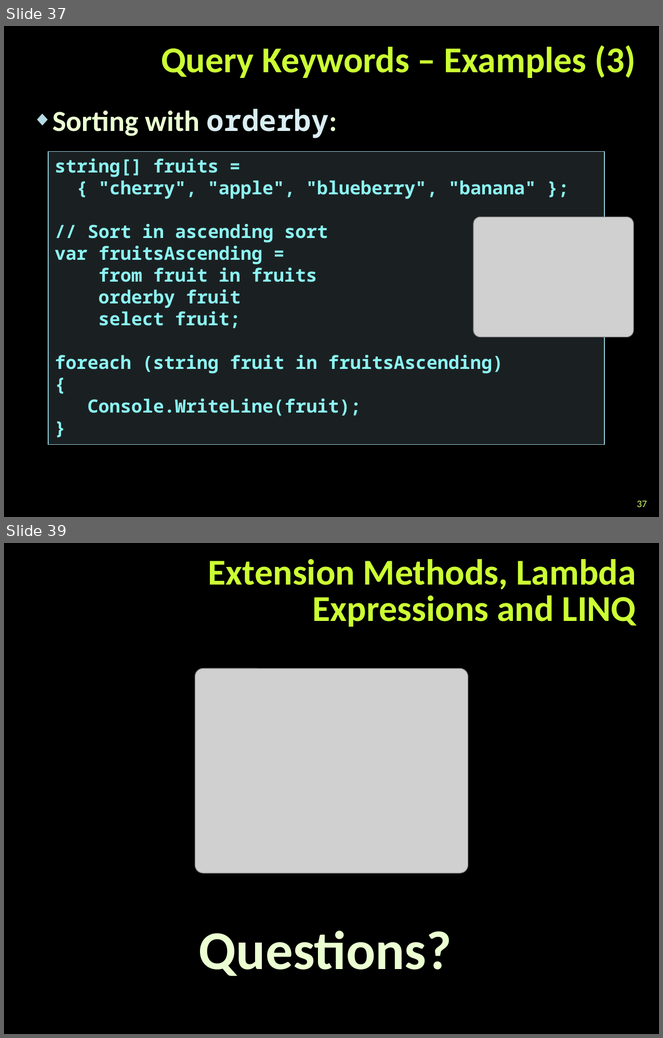
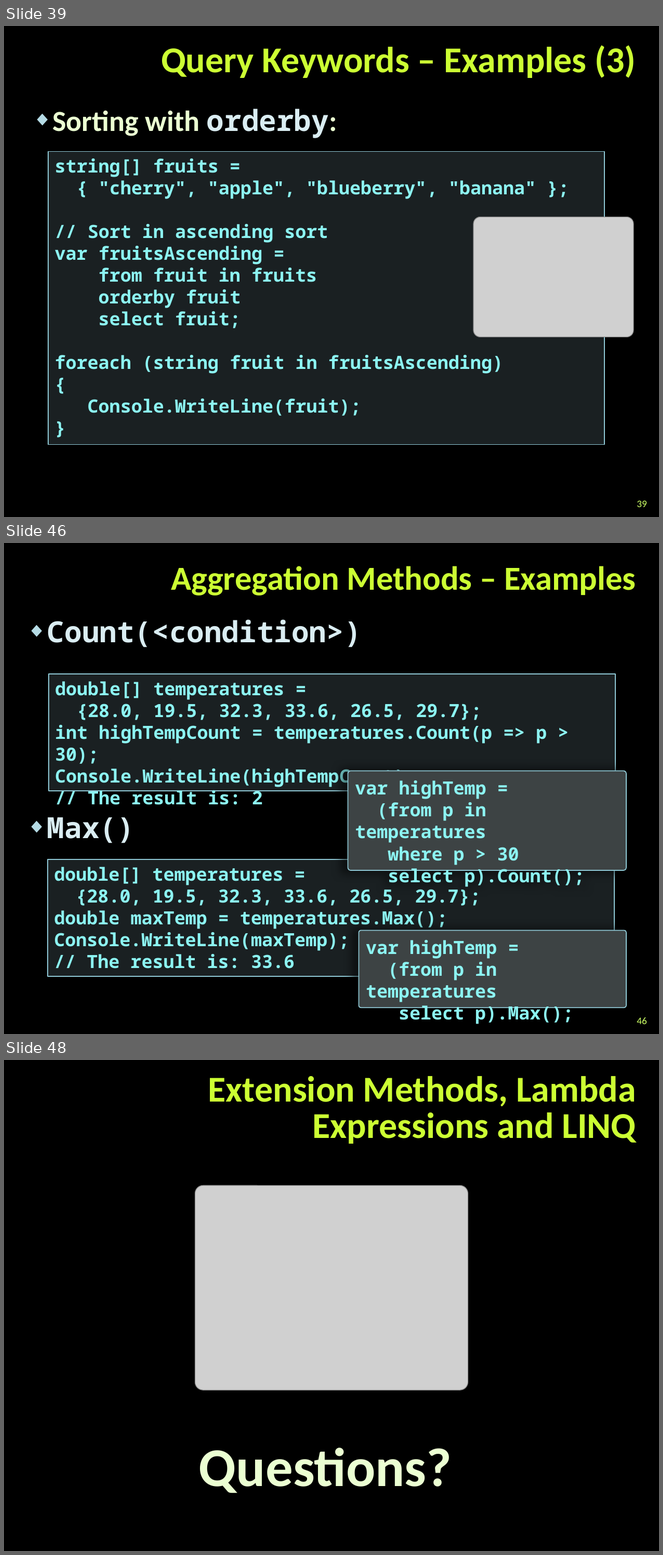
Before and after one commit to NikolayGenov/TelerikAcademy, a slide deck: OOP/Lectures/Extension-Methods-Delegates-Lambda-LINQ.pptx. Shown one above the other, each under a label of ours: slides 37 and 39 before the commit, slides 39, 46 and 48 after it; the slides between them are not shown. The pictures are 663x1038 and 663x1555 pixels, drawn with LibreOffice and Linux fonts; fonts in the diff are those of the drawing; grey boxes stand for pictures; background and template pictures are left out. Boxes give left, top, right and bottom in pixels: in the first picture for what was removed or moved away, otherwise in the second. Text is boxed around its words. In the diff, an @@ line names an element or a change of style, - is before the commit and + after.

```diff
--- a/OOP/Lectures/Extension-Methods-Delegates-Lambda-LINQ.pptx
+++ b/OOP/Lectures/Extension-Methods-Delegates-Lambda-LINQ.pptx
@@ slide 46 added at (4, 543, 659, 1034), background picture (left out) @@
@@ title added at (171, 566, 636, 596), 37 pt, text #CCFF33, bold @@
+Aggregation Methods – Examples
@@ text added at (47, 619, 362, 844), 32 pt, text #DAEDF2, bold @@
+◆ Count(<condition>)
+◆ Max()
@@ rectangle added at (49, 674, 616, 791), fill #B5DBE5 at 15% opacity, outline #90CAD7 1 pt, 20 pt, text #8CF4F2, bold @@
+double[] temperatures =
+{28.0, 19.5, 32.3, 33.6, 26.5, 29.7};
+int highTempCount = temperatures.Count(p => p > 30);
+Console.WriteLine(highTempCount);
+// The result is: 2
@@ rounded rectangle added at (348, 771, 626, 871), fill #3D4344, outline #90CAD7 1 pt, 20 pt, text #8CF4F2, bold @@
+var highTemp =
+(from p in temperatures
+where p > 30
+select p).Count();
@@ rectangle added at (48, 860, 614, 976), fill #B5DBE5 at 15% opacity, outline #90CAD7 1 pt, 20 pt, text #8CF4F2, bold @@
+double[] temperatures =
+{28.0, 19.5, 32.3, 33.6, 26.5, 29.7};
+double maxTemp = temperatures.Max();
+Console.WriteLine(maxTemp);
+// The result is: 33.6
@@ rounded rectangle added at (359, 931, 626, 1008), fill #3D4344, outline #90CAD7 1 pt, 20 pt, text #8CF4F2, bold @@
+var highTemp =
+(from p in temperatures
+select p).Max();
@@ page number added at (637, 1018, 647, 1025), 11 pt, text #CCFF66 @@
+46
@@ what was slide 37 is now slide 39 @@
@@ page number at (637, 501, 647, 508): text changed @@
-37
+39
@@ what was slide 39 is now slide 48 @@
```
Also in this commit, not shown: 2 slides changed, 9 other slides added, 11 other files.
